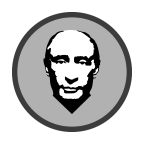
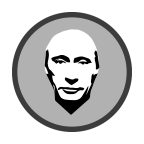
The second 144px x 144px image is a revision of the first. Changes to its layers:
painted on "Vector Smart Object" over [43, 29, 101, 115]
